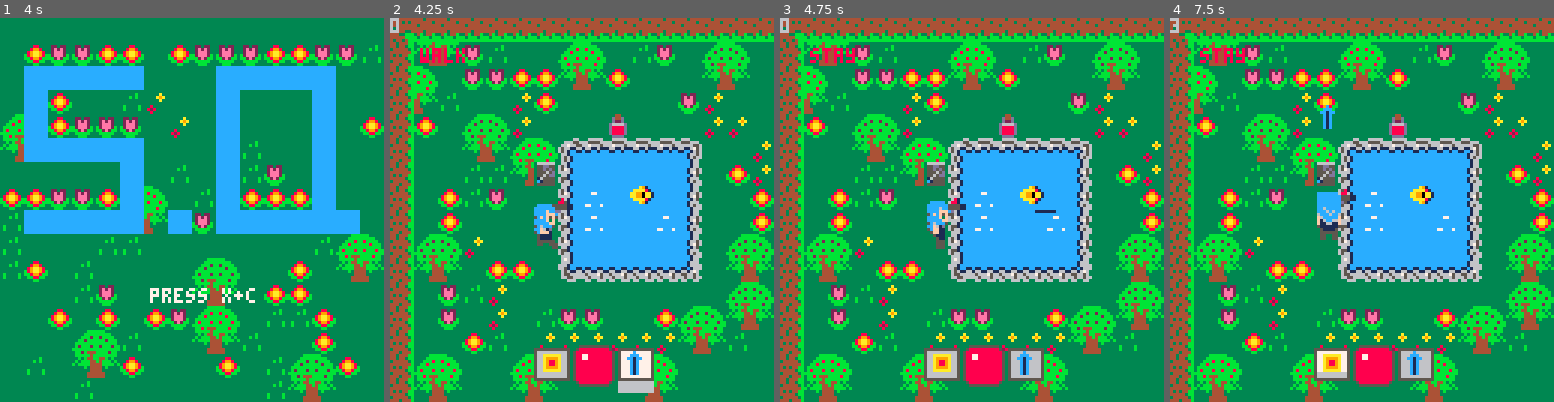
Above: before the commit, frames 1-4 (left to right).
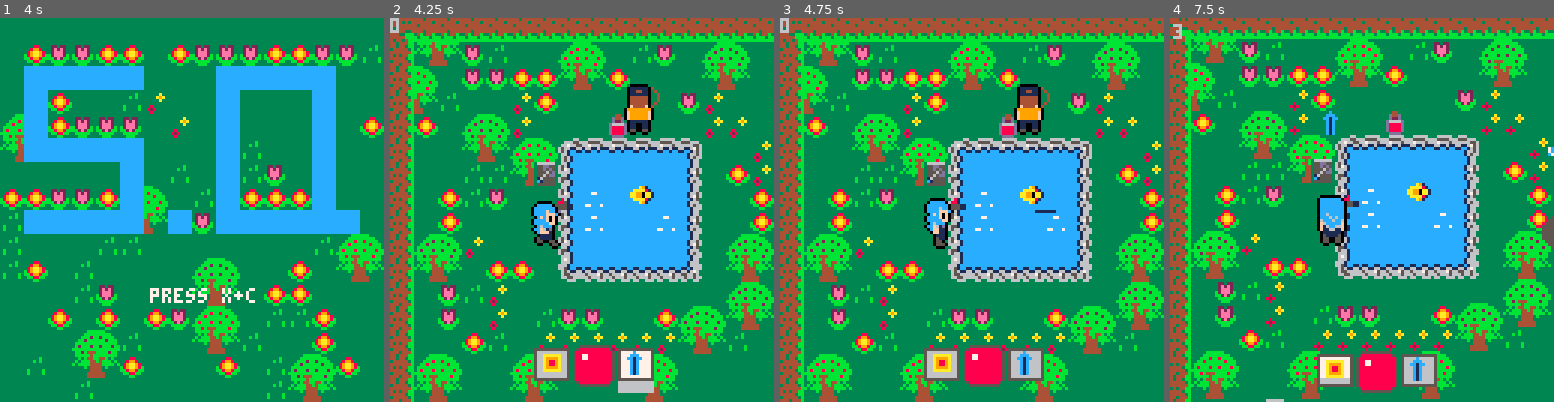
Above: after the commit, the same moments.

Repository: JasonHaenlin/pico-8-sophiaquest
Game: PICO-8 cartridge sophiaquest.p8
The game is run twice, just before and just after one commit, with the same random seed, the same clock (stepped at 60 frames per second) and the same inputs.
Inputs:
- Up to frame 1 (4 s): tap X (X key) at 0.33, 1.07, 1.85, 2.97 s; tap O (Z key) at 0.7, 1.7, 2.1, 2.5, 2.9, 3.3, 3.7 s; hold Right 1.6-2.1 s; hold Up 2.15-2.42 s; hold Right 2.47-3.03 s; hold Left 3.08-3.58 s; hold Down 3.63-3.97 s
- Up to frame 2 (4.25 s): hold Right from 4.02 s (still down); tap X (X key) at 4.08 s; tap O (Z key) at 4.1 s
- Up to frame 3 (4.75 s): tap O (Z key) at 4.5 s; release Right at 4.68 s; hold Up from 4.73 s (still down)
- Up to frame 4 (7.5 s): tap O (Z key) every 0.4 s from 4.9 to 7.3 s; release Up at 5.03 s; hold Left 5.08-5.68 s; tap X (X key) at 5.2, 6.32, 7.43 s; hold Down 5.73-6.03 s; hold Right 6.08-6.58 s; hold Right 6.63-7.13 s; hold Up 7.18-7.45 s

Frame 1 is identical in both runs. In frame 2, 1.4% of the frame differs, in the area x 7-71%, y 7-61%; in frame 3, 1.4%; in frame 4, 26%, in the area x 0-100%, y 0-100%.

Commit message:
add the enemies

Diff:
--- a/sophiaquest.p8
+++ b/sophiaquest.p8
@@ -146,7 +146,7 @@
  make_weapons()
  make_player()
  make_map_items()
- -- make_ennemies(nbofennemies, {4})
+ make_ennemies(nbofennemies, {132})
 end
 
 function make_map_items()
@@ -164,11 +164,12 @@
    a = ggdspot(248,248)
    mstr = make_actor(a.x,a.y,s,ennemy,life.ennemy,up)
    mstr.weapon = items[4]
-   mstr.cooldown = 50
-   mstr.anim = "walk"
-   mstr.walk = {f=s,st=s,sz=2,spd=1/5}
-   mstr.dx = 0.7
-   mstr.dy = 0.7
+   mstr.cd = 50
+   mstr.anim = "stay"
+   mstr.walk = make_anim("walk",cframes(s+33,s+1,s+33,s+1,s+34,s+32),1/5)
+   mstr.stay = make_anim("stay",cframes(s+1,s+1,s+1,s+1,s+2,s),1/5)
+   mstr.dx = 0.9
+   mstr.dy = 0.9
    ennemies_left += 1
   end
  end
@@ -309,10 +310,10 @@
 
 function controls_ennemies(a,d)
  if (a.tag ~= ennemy) return
- if (a.cooldown > 0) a.cooldown -= 1
- if (a.cooldown == 0) then
+ if (a.cd > 0) a.cd -= 1
+ if (a.cd == 0) then
   shoot(a,d)
-  a.cooldown = 50
+  a.cd = 50
  end
 end
 
@@ -409,6 +410,7 @@
  if (go == right) move(a,a.dx,0,8,8)
  if (go == up) move(a,0,-a.dy,8,0)
  if (go == down) move(a,0,a.dy,8,8)
+ if (go ~= none) a.d = go
 end
 
 function is_moving(direction)
@@ -490,7 +492,7 @@
 
 function anim(a,f)
 	f.time += f.spd
- if(f.time > 2) f.time = 0
+ if(f.time >= 2) f.time = 0
 	return f.f[a.d+1][flr(f.time)+1]
 end
 
@@ -609,9 +611,11 @@
 		pal(i,c)
  end
  spr(anim.f,x,y+1,1,2,anim.fy,false)
+ spr(anim.f,x,y-1,1,2,anim.fy,false)
+ spr(anim.f,x-1,y,1,2,anim.fy,false)
+ spr(anim.f,x+1,y,1,2,anim.fy,false)
  pal()
  spr(anim.f,x,y,1,2,anim.fy,false)
- dbg = p.anim
 end
 
 -- collisions
@@ -762,7 +766,7 @@
  for a in all(actors) do
   if (a.tag == player or a.tag == ennemy) then
    draw_weapon(a)
-   highlight(anim_player(a),a.x,a.y,5,2)
+   highlight(anim_player(a),a.x,a.y,black,2)
   else
    local inv = manage_direction(a.d)
    spr(a.s,a.x,a.y,1,1,inv.h,inv.v)
